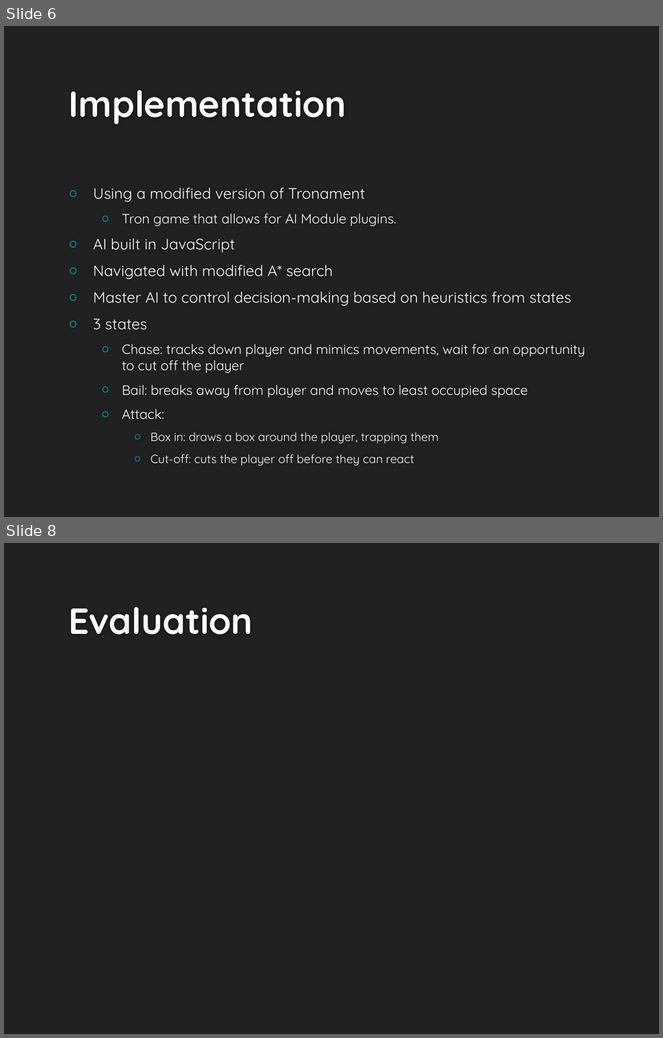
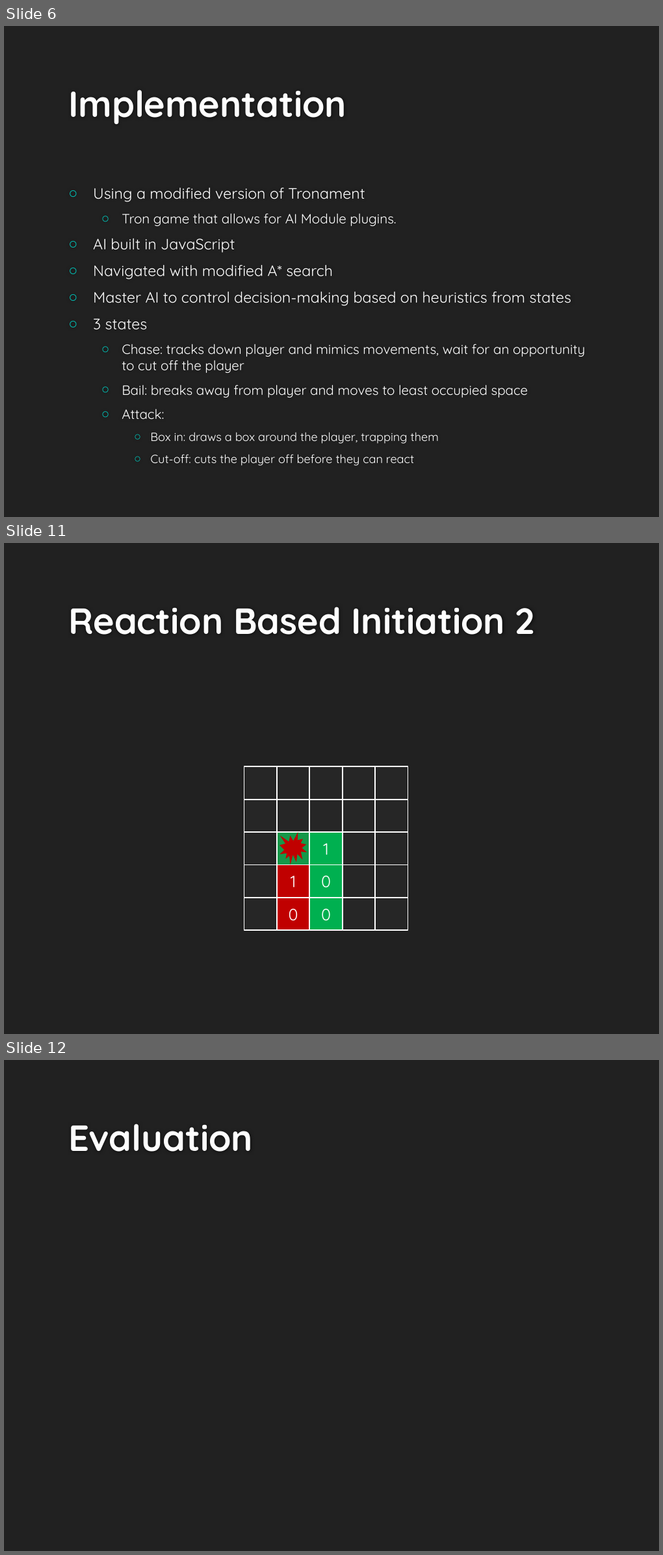
Before and after one commit to UWWAIProject/TronAI, a slide deck: Hammerhead Tron AI.pptx. Shown one above the other, each under a label of ours: slides 6 and 8 before the commit, slides 6, 11 and 12 after it; the slides between them are not shown. The pictures are 663x1038 and 663x1555 pixels, drawn with LibreOffice and Linux fonts; fonts in the diff are those of the drawing; background and template pictures are left out. Boxes give left, top, right and bottom in pixels: in the first picture for what was removed or moved away, otherwise in the second. Text is boxed around its words. In the diff, an @@ line names an element or a change of style, - is before the commit and + after.

```diff
--- a/Hammerhead Tron AI.pptx
+++ b/Hammerhead Tron AI.pptx
@@ slide 11 added at (x1=4, y1=543, x2=659, y2=1034), background #212121 @@
@@ title added at (x1=68, y1=607, x2=535, y2=635), 40 pt, text #FEFEFE, bold @@
+Reaction Based Initiation 2
@@ rectangle added at (x1=244, y1=767, x2=277, y2=800), fill #262626, outline #FFFFFF 1.25 pt @@
@@ rectangle added at (x1=277, y1=767, x2=310, y2=800), fill #262626, outline #FFFFFF 1.25 pt @@
@@ rectangle added at (x1=310, y1=767, x2=343, y2=800), fill #262626, outline #FFFFFF 1.25 pt @@
@@ rectangle added at (x1=343, y1=767, x2=376, y2=800), fill #262626, outline #FFFFFF 1.25 pt @@
@@ rectangle added at (x1=376, y1=767, x2=408, y2=800), fill #262626, outline #FFFFFF 1.25 pt @@
@@ rectangle added at (x1=244, y1=800, x2=277, y2=833), fill #262626, outline #FFFFFF 1.25 pt @@
@@ rectangle added at (x1=277, y1=800, x2=310, y2=833), fill #262626, outline #FFFFFF 1.25 pt @@
@@ rectangle added at (x1=310, y1=800, x2=343, y2=833), fill #262626, outline #FFFFFF 1.25 pt @@
@@ rectangle added at (x1=343, y1=800, x2=376, y2=833), fill #262626, outline #FFFFFF 1.25 pt @@
@@ rectangle added at (x1=376, y1=800, x2=408, y2=833), fill #262626, outline #FFFFFF 1.25 pt @@
@@ rectangle added at (x1=244, y1=833, x2=277, y2=865), fill #262626, outline #FFFFFF 1.25 pt @@
@@ rectangle added at (x1=277, y1=833, x2=310, y2=865), fill #159849, outline #FFFFFF 1.25 pt, 18 pt, text #FFFFFF @@
+2
@@ irregular seal added at (x1=280, y1=833, x2=308, y2=865), fill #C00000 @@
@@ rectangle added at (x1=310, y1=833, x2=343, y2=865), fill #00B050, outline #FFFFFF 1.25 pt, 18 pt, text #FFFFFF @@
+1
@@ rectangle added at (x1=343, y1=833, x2=376, y2=865), fill #262626, outline #FFFFFF 1.25 pt @@
@@ rectangle added at (x1=376, y1=833, x2=408, y2=865), fill #262626, outline #FFFFFF 1.25 pt @@
@@ rectangle added at (x1=244, y1=865, x2=277, y2=898), fill #262626, outline #FFFFFF 1.25 pt @@
@@ rectangle added at (x1=277, y1=865, x2=310, y2=898), fill #C00000, outline #FFFFFF 1.25 pt, 18 pt, text #FFFFFF @@
+1
@@ rectangle added at (x1=310, y1=865, x2=343, y2=898), fill #00B050, outline #FFFFFF 1.25 pt, 18 pt, text #FFFFFF @@
+0
@@ rectangle added at (x1=343, y1=865, x2=376, y2=898), fill #262626, outline #FFFFFF 1.25 pt @@
@@ rectangle added at (x1=376, y1=865, x2=408, y2=898), fill #262626, outline #FFFFFF 1.25 pt @@
@@ rectangle added at (x1=244, y1=898, x2=277, y2=931), fill #262626, outline #FFFFFF 1.25 pt @@
@@ rectangle added at (x1=277, y1=898, x2=310, y2=931), fill #C00000, outline #FFFFFF 1.25 pt, 18 pt, text #FFFFFF @@
+0
@@ rectangle added at (x1=310, y1=898, x2=343, y2=931), fill #00B050, outline #FFFFFF 1.25 pt, 18 pt, text #FFFFFF @@
+0
@@ rectangle added at (x1=343, y1=898, x2=376, y2=931), fill #262626, outline #FFFFFF 1.25 pt @@
@@ rectangle added at (x1=376, y1=898, x2=408, y2=931), fill #262626, outline #FFFFFF 1.25 pt @@
@@ what was slide 8 is now slide 12 @@
```
Also in this commit, not shown: 4 other slides added, 1 slide removed.
